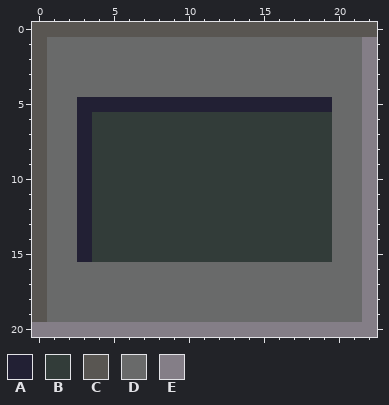
Two versions of one pixel-art file, Assets/Resources/Sprites/ui-enemies.aseprite. The picture above is the old version.
23x21 pixels, 1 frame.
Palette (. is transparent): A #222034  B #323c39  C #595652  D #696a6a  E #847e87
Pixels before, first column x 0:
 0 CCCCCCCCCCCCCCCCCCCCCCC
 1 CDDDDDDDDDDDDDDDDDDDDDE
 2 CDDDDDDDDDDDDDDDDDDDDDE
 3 CDDDDDDDDDDDDDDDDDDDDDE
 4 CDDDDDDDDDDDDDDDDDDDDDE
 5 CDDAAAAAAAAAAAAAAAAADDE
 6 CDDABBBBBBBBBBBBBBBBDDE
 7 CDDABBBBBBBBBBBBBBBBDDE
 8 CDDABBBBBBBBBBBBBBBBDDE
 9 CDDABBBBBBBBBBBBBBBBDDE
10 CDDABBBBBBBBBBBBBBBBDDE
11 CDDABBBBBBBBBBBBBBBBDDE
12 CDDABBBBBBBBBBBBBBBBDDE
13 CDDABBBBBBBBBBBBBBBBDDE
14 CDDABBBBBBBBBBBBBBBBDDE
15 CDDABBBBBBBBBBBBBBBBDDE
16 CDDDDDDDDDDDDDDDDDDDDDE
17 CDDDDDDDDDDDDDDDDDDDDDE
18 CDDDDDDDDDDDDDDDDDDDDDE
19 CDDDDDDDDDDDDDDDDDDDDDE
20 EEEEEEEEEEEEEEEEEEEEEEE
The result:
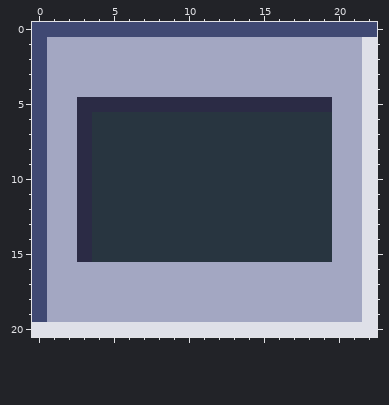
What changed:
Colour A changes from #222034 to #2b2b45.
Colour B changes from #323c39 to #283540.
Colour C changes from #595652 to #404973.
Colour D changes from #696a6a to #a3a7c2.
Colour E changes from #847e87 to #dfe0e8.
